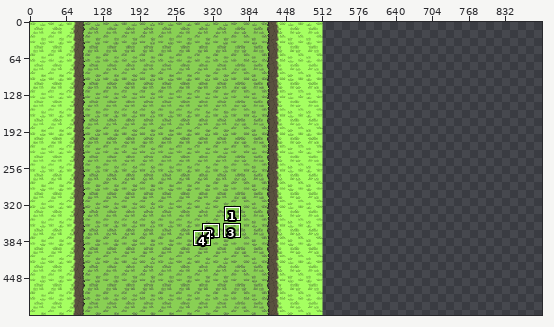
Sprite sheet, stored at cliffgrass.png. Above, an overview of the earlier version with the close-up marked.
Close-up. Earlier state:
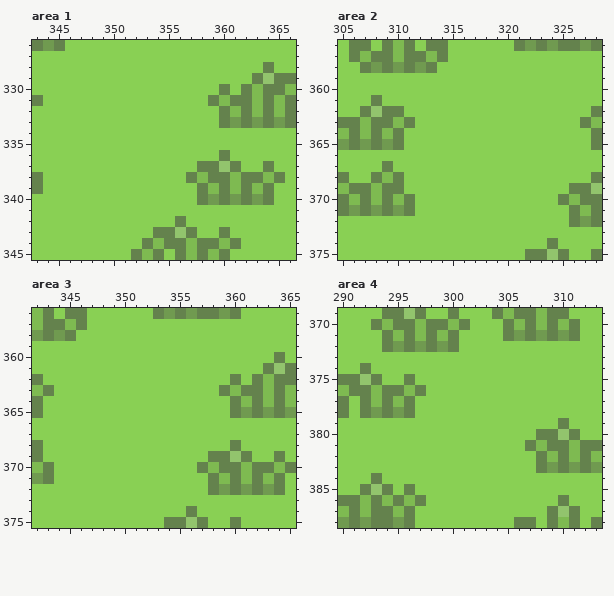
The file is 512x512 pixels. Shown: area 1: x 343..366, y 326..345; area 2: x 305..328, y 356..375; area 3: x 342..365, y 356..375; area 4: x 290..313, y 369..388. The old version is drawn lined up with the new one, on the new canvas. The commit also changed other parts of the picture, which this record leaves out.
After the commit:
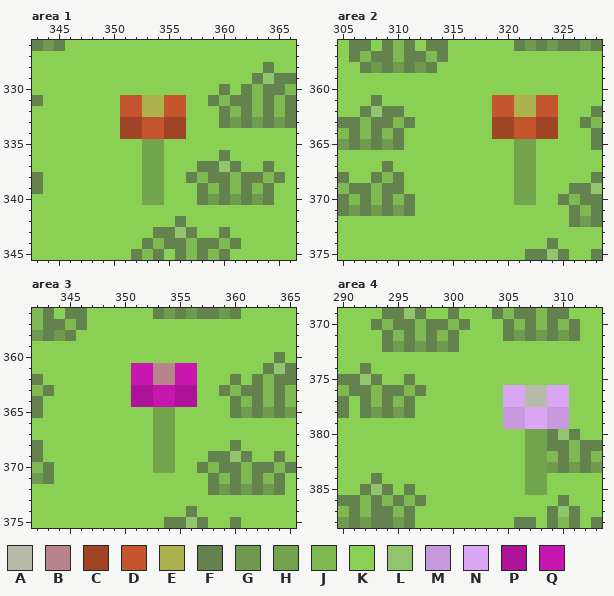
Palette (. is transparent): A #b6bca9  B #b8848c  C #9f4425  D #c4552d  E #abb24e  F #64824d  G #709a50  H #72a34d  J #7eba51  K #89d054  L #92c46d  M #c799dc  N #daa5f3  P #ad1399  Q #c616ae
From old to new:
canvas 512x512 -> 896x512
--- area 1
@@ x 349..358 @@
 330 KKKKKKKKKK
-331 KKKKKKKKKK
-332 KKKKKKKKKK
-333 KKKKKKKKKK
-334 KKKKKKKKKK
-335 KKKKKKKKKK
-336 KKKKKKKKKK
-337 KKKKKKKKKF
-338 KKKKKKKKFJ
-339 KKKKKKKKKF
-340 KKKKKKKKKF
+331 KKDDEEDDKK
+332 KKDDEEDDKK
+333 KKCCDDCCKK
+334 KKCCDDCCKK
+335 KKKKHHKKKK
+336 KKKKHHKKKK
+337 KKKKHHKKKF
+338 KKKKHHKKFJ
+339 KKKKHHKKKF
+340 KKKKHHKKKF
 341 KKKKKKKKKK
--- area 2
@@ x 317..326 @@
 360 KKKKKKKKKK
-361 KKKKKKKKKK
-362 KKKKKKKKKK
-363 KKKKKKKKKK
-364 KKKKKKKKKK
-365 KKKKKKKKKK
-366 KKKKKKKKKK
-367 KKKKKKKKKK
-368 KKKKKKKKKK
-369 KKKKKKKKKF
-370 KKKKKKKKFJ
+361 KKDDEEDDKK
+362 KKDDEEDDKK
+363 KKCCDDCCKK
+364 KKCCDDCCKK
+365 KKKKHHKKKK
+366 KKKKHHKKKK
+367 KKKKHHKKKK
+368 KKKKHHKKKK
+369 KKKKHHKKKF
+370 KKKKHHKKFJ
 371 KKKKKKKKKF
--- area 3
@@ x 349..358 @@
 360 KKKKKKKKKK
-361 KKKKKKKKKK
-362 KKKKKKKKKK
-363 KKKKKKKKKK
-364 KKKKKKKKKK
-365 KKKKKKKKKK
-366 KKKKKKKKKK
-367 KKKKKKKKKK
-368 KKKKKKKKKK
-369 KKKKKKKKKF
-370 KKKKKKKKFJ
+361 KKQQBBQQKK
+362 KKQQBBQQKK
+363 KKPPQQPPKK
+364 KKPPQQPPKK
+365 KKKKHHKKKK
+366 KKKKHHKKKK
+367 KKKKHHKKKK
+368 KKKKHHKKKK
+369 KKKKHHKKKF
+370 KKKKHHKKFJ
 371 KKKKKKKKKF
--- area 4
@@ x 303..312 @@
 375 KKKKKKKKKK
-376 KKKKKKKKKK
-377 KKKKKKKKKK
-378 KKKKKKKKKK
-379 KKKKKKKFKK
-380 KKKKKFFLFK
-381 KKKKFJFFJF
-382 KKKKKFJFJF
-383 KKKKKFGFGF
-384 KKKKKKKKKK
-385 KKKKKKKKKK
+376 KKNNAANNKK
+377 KKNNAANNKK
+378 KKMMNNMMKK
+379 KKMMNNMMKK
+380 KKKKHHFLFK
+381 KKKKHHFFJF
+382 KKKKHHJFJF
+383 KKKKHHGFGF
+384 KKKKHHKKKK
+385 KKKKHHKKKK
 386 KKKKKKKFKK
Pixel boxes of the changes (left, top, right, bottom) in both close-ups:
changed: (120, 95, 186, 205)
changed: (492, 95, 558, 205)
changed: (131, 363, 197, 473)
changed: (503, 385, 569, 495)
